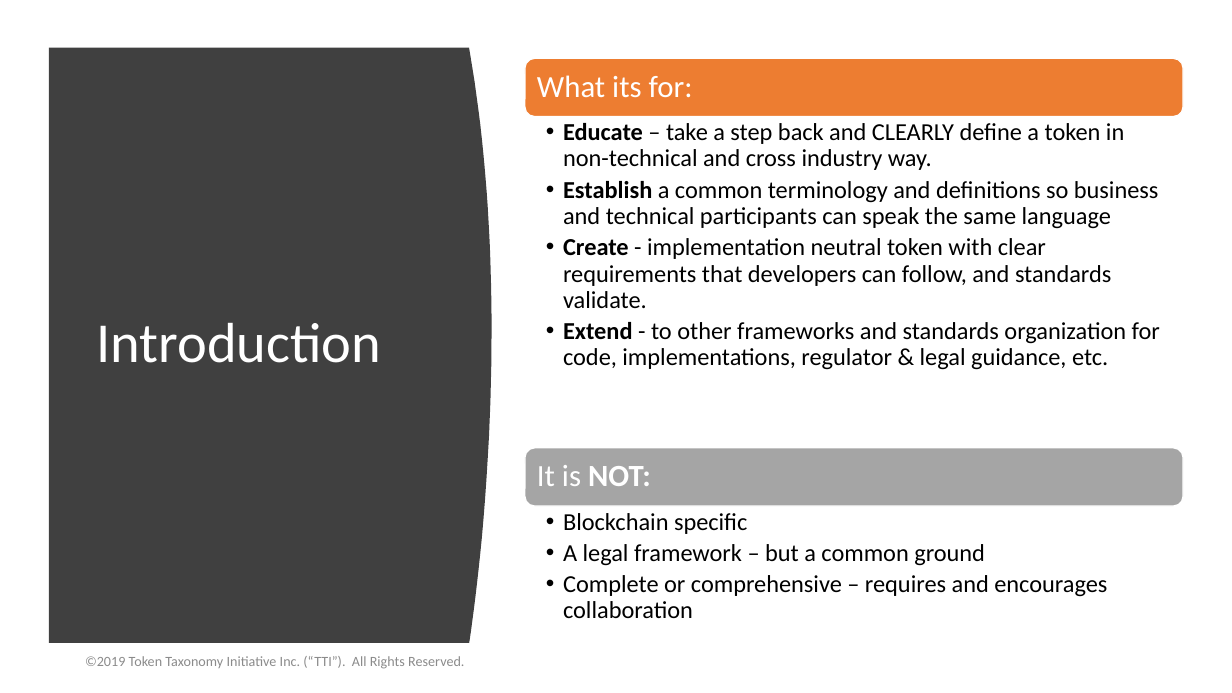
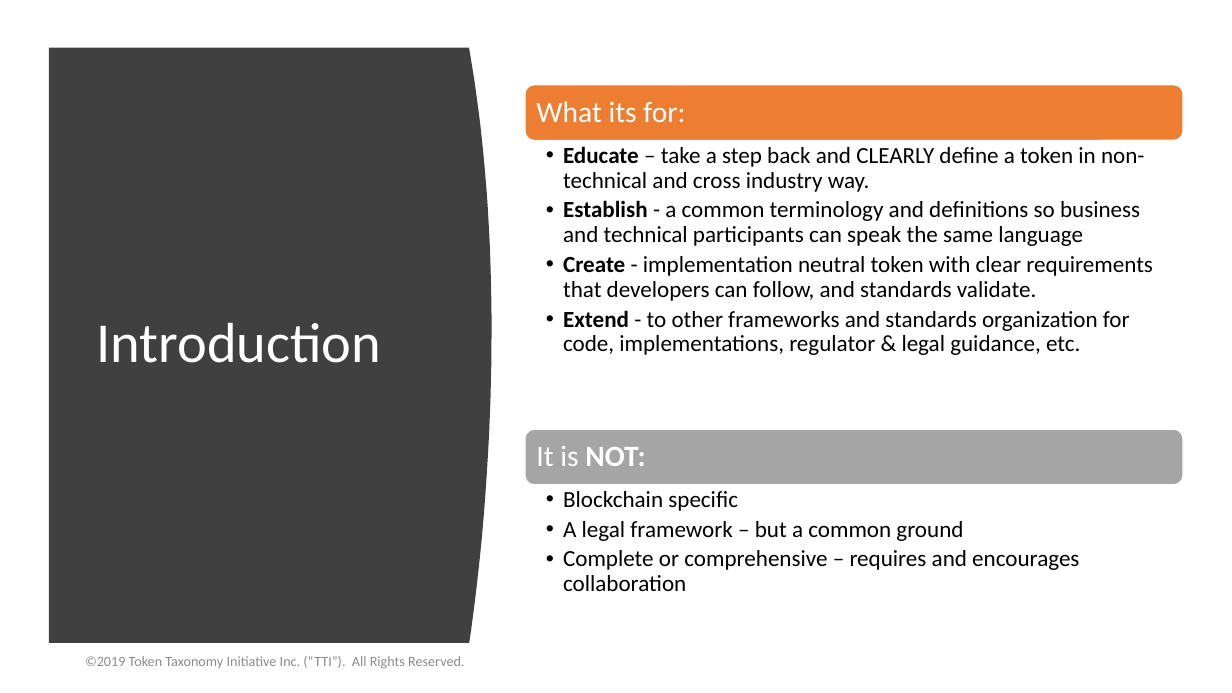
Before and after one commit to vipinsun/TokenTaxonomyFramework-pub, a slide deck: slide 3 of presentations/TTF-ExecOverview.pptx. Drawn at 1232x693 pixels with LibreOffice and Linux fonts; fonts in the diff are those of the drawing. Boxes give left, top, right and bottom in pixels: in the first picture for what was removed or moved away, otherwise in the second. Text is boxed around its words. In the diff, an @@ line names an element or a change of style, - is before the commit and + after.

```diff
--- a/presentations/TTF-ExecOverview.pptx
+++ b/presentations/TTF-ExecOverview.pptx
@@ rounded rectangle: place and size @@
-rounded rectangle at [525, 58, 1183, 116]
+rounded rectangle at [525, 85, 1183, 140]
@@ text "What its for:" at [536, 101, 685, 123]: size 24 to 23 pt @@
@@ text "What its for:": place and size @@
-text "What its for:" at [537, 75, 693, 98]
+text "What its for:" at [536, 101, 685, 123]
@@ text "Educate – take a step ...": place and size @@
-text "Educate – take a step ..." at [563, 123, 1160, 370]
+text "Educate – take a step ..." at [563, 146, 1153, 355]
@@ text at [563, 146, 1153, 355]: size 19 to 18 pt in "Educate – take a step back and ...", "Create - implementation neutral token with clear ...", "Extend - to other frameworks and standards ..." @@
@@ text at [563, 200, 1140, 246]: text changed; size 19 to 18 pt @@
-  • Establish a common terminology and definitions so business and technical participants can speak the same language
+  • Establish - a common terminology and definitions so business and technical participants can speak the same language
@@ rounded rectangle: place and size @@
-rounded rectangle at [525, 448, 1183, 506]
+rounded rectangle at [525, 429, 1183, 484]
@@ text "It is NOT:": place and size @@
-text "It is NOT:" at [537, 465, 651, 486]
+text "It is NOT:" at [536, 446, 645, 466]
@@ text "It is NOT:" at [536, 446, 645, 466]: size 24 to 23 pt @@
@@ text "Blockchain specific": place and size @@
-text "Blockchain specific" at [563, 513, 1107, 618]
+text "Blockchain specific" at [563, 491, 1079, 591]
@@ text "Blockchain specific" at [563, 491, 1079, 591]: size 19 to 18 pt @@
```
Also in this commit, not shown: 3 other slides changed.
